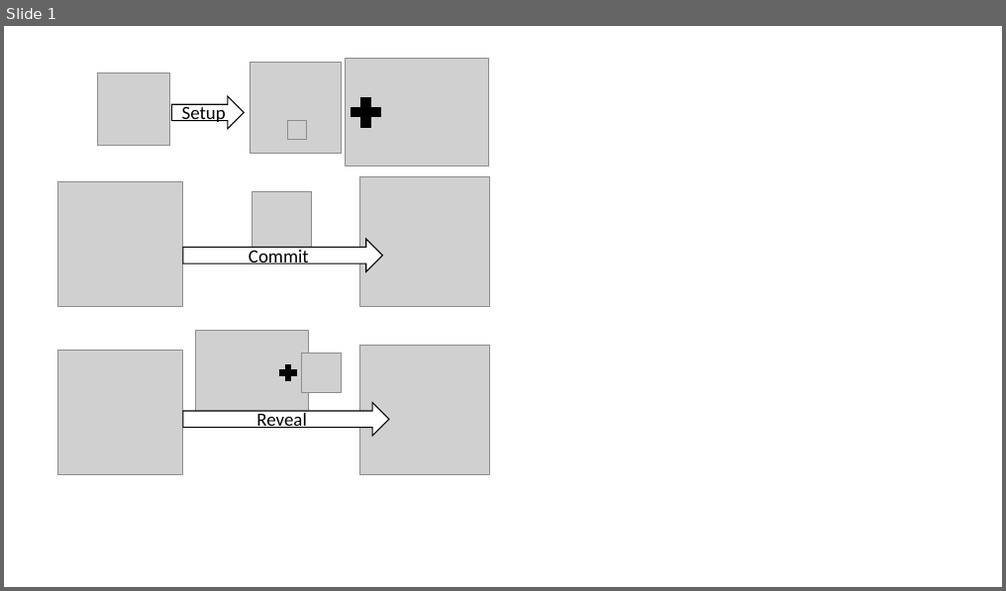
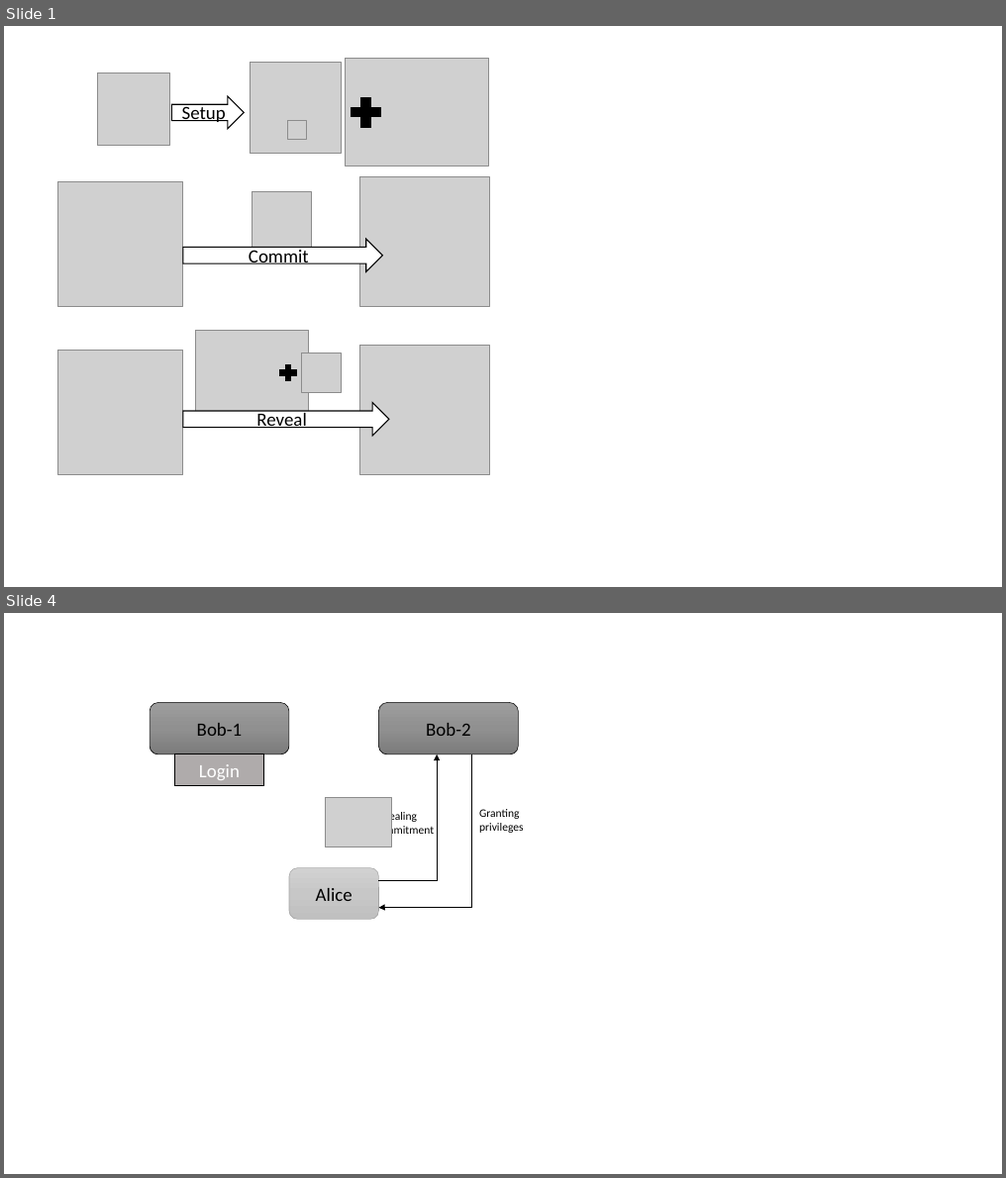
Before and after one commit to Twonki/Commitments, a slide deck: Images/Helper.pptx. Shown one above the other, each under a label of ours: slide 1 before the commit, slides 1 and 4 after it; the slides between them are not shown. The pictures are 1006x591 and 1006x1178 pixels, drawn with LibreOffice and Linux fonts; fonts in the diff are those of the drawing; grey boxes stand for pictures; background and template pictures are left out. Boxes give left, top, right and bottom in pixels: in the first picture for what was removed or moved away, otherwise in the second. Text is boxed around its words. In the diff, an @@ line names an element or a change of style, - is before the commit and + after.

```diff
--- a/Images/Helper.pptx
+++ b/Images/Helper.pptx
@@ slide 4 added at (x1=4, y1=613, x2=1002, y2=1174), background #FFFFFF @@
@@ rounded rectangle added at (x1=150, y1=703, x2=289, y2=755), fill gradient #9D9D9D to #909090 to #7C7C7C, outline #000000 0.5 pt, 18 pt, text #000000 @@
+Bob-1
@@ rounded rectangle added at (x1=379, y1=703, x2=519, y2=755), fill gradient #9D9D9D to #909090 to #7C7C7C, outline #000000 0.5 pt, 18 pt, text #000000 @@
+Bob-2
@@ rectangle added at (x1=174, y1=755, x2=263, y2=785), fill #AFABAB, outline #000000 1 pt, 18 pt, text #FFFFFF @@
+Login
@@ elbow arrow added from (379, 881) to (437, 755), #000000 0.5 pt @@
@@ elbow arrow added from (472, 755) to (379, 908), #000000 0.5 pt @@
@@ picture added at (x1=325, y1=798, x2=391, y2=848) @@
@@ text added at (x1=372, y1=810, x2=434, y2=837), 11 pt, text #000000 @@
+Revealing Commitment
@@ text added at (x1=479, y1=809, x2=524, y2=833), 11 pt, text #000000 @@
+Granting privileges
@@ rounded rectangle added at (x1=289, y1=868, x2=379, y2=920), fill gradient #D2D2D2 to #C8C8C8 to #C0C0C0, outline #A5A5A5 0.5 pt, 18 pt, text #000000 @@
+Alice
```
Also in this commit, not shown: 2 other slides added, 3 other files.
